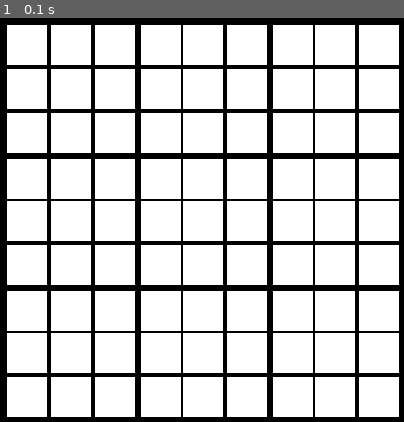
Above: before the commit, frame 1.
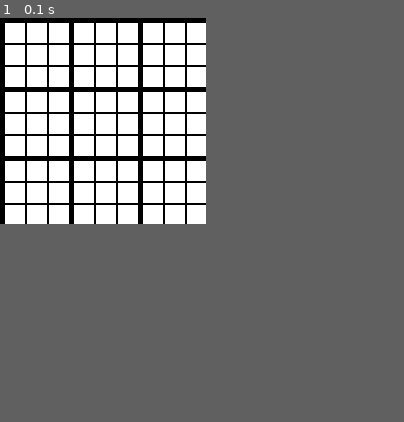
Above: after the commit, the same moment.

Repository: akernahan/SudokuSolver
Game: pygame game, started from gui.py
The game is run twice, just before and just after one commit, with the same random seed, the same clock (stepped at 60 frames per second) and the same inputs.
Inputs:
- Up to frame 1 (0.1 s): no input
The window is 404x404 before the commit and 206x206 after it. Grey fills any space a smaller window leaves; there, only what the larger window draws over its background counts as a difference.

The runs differ from the first frame. In frame 1, 21% of the frame differs, in the area x 0-100%, y 0-100%.

Commit message:
minor chanhes

Diff:
--- a/gui.py
+++ b/gui.py
@@ -23,6 +23,7 @@
         self.screenSize = self.blockSize*sudokuSize + self.blockMargin*sudokuSize + 2*4
         self.screen = None
         self.solved = False
+        self.tmp = [5,27,49,74,96,118,143,165,187]
 
     # initalises screen
     def initScreen(self):
@@ -34,8 +35,9 @@
 
 
 if __name__=="__main__":
-    s = SudokuGUI(2)
+    s = SudokuGUI()
     s.initScreen()
+    print(s.screenSize)
 
     clock = pygame.time.Clock()
 
@@ -53,14 +55,8 @@
         # add sudoku grid
         for x in range(sudokuSize):
             for y in range(sudokuSize):
-                x_mar = 3
-                y_mar = 3
-                if x == 3 or x == 6:
-                    x_mar += 2
-                if y == 3 or y == 6:
-                    y_mar += 2
-                off_width = (s.blockSize + s.blockMargin)*x + s.blockMargin + x_mar
-                off_height = (s.blockSize + s.blockMargin)*y + s.blockMargin + y_mar
+                off_height = s.tmp[x]
+                off_width = s.tmp[y]
                 loc = [off_width, off_height, s.blockSize, s.blockSize]
                 pygame.draw.rect(s.screen, WHITE, loc)
 
